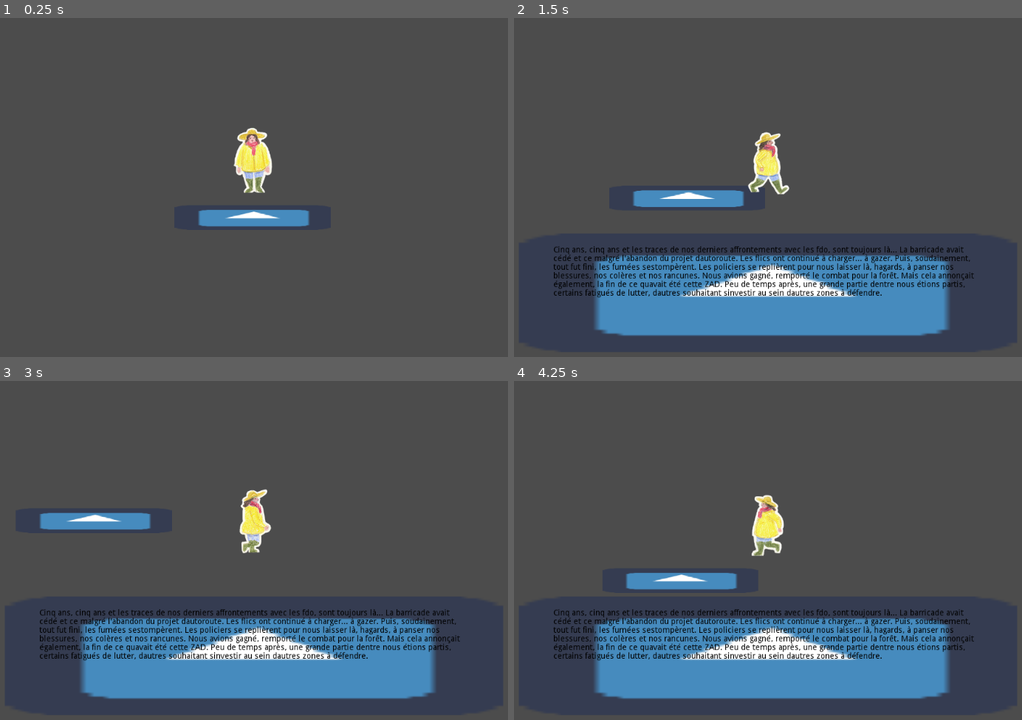
Above: before the commit, frames 1-4 (two rows, left to right).
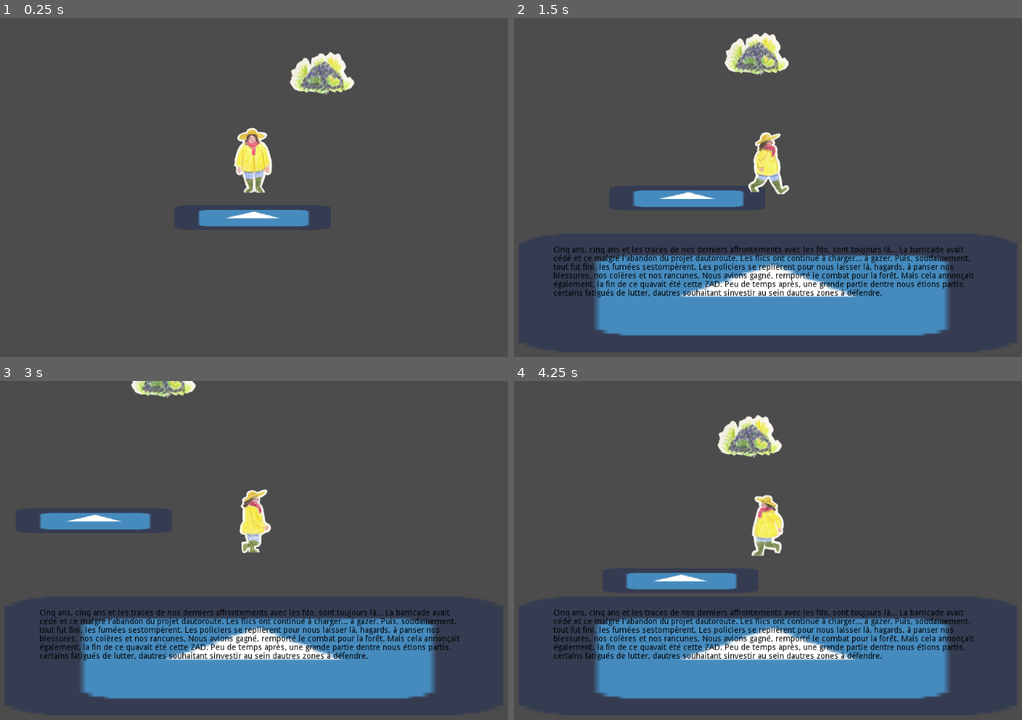
Above: after the commit, the same moments.

Repository: Paulette005/GGJ2021-ZAD
Game: Godot game, scene res://DGodot/scenes/ScenePrincipale_Zad.tscn
The game is run twice, just before and just after one commit, with the same random seed, the same clock (stepped at 60 frames per second) and the same inputs. The engine's default icon, where the game draws it, is replaced by a stand-in: a white triangle on a blue panel in a dark square.
Inputs:
- Up to frame 1 (0.25 s): no input
- Up to frame 2 (1.5 s): tap Enter (ui_accept) at 0.5, 0.77 s; hold Right (ui_right) 0.53-1.28 s; hold Down (ui_down) from 1.28 s (still down)
- Up to frame 3 (3 s): tap Enter (ui_accept) at 1.52 s; release Down (ui_down) at 2.03 s; hold Right (ui_right) 2.03-2.78 s; hold Up (ui_up) from 2.78 s (still down)
- Up to frame 4 (4.25 s): tap Enter (ui_accept) at 3.02, 3.77 s; release Up (ui_up) at 3.53 s; hold Left (ui_left) from 3.53 s (still down)

The runs differ from the first frame. In frame 1, 1.1% of the frame differs, in the area x 56-70%, y 10-23%; in frame 2, 1.1%; in frame 3, 0.5%; in frame 4, 1.1%.

Commit message:
modif LD

Diff:
--- a/DGodot/scenes/Souvenirs/Barricades.tscn
+++ b/DGodot/scenes/Souvenirs/Barricades.tscn
@@ -43,13 +43,23 @@
 texture = ExtResource( 6 )
 script = ExtResource( 9 )
 
+[node name="Sprite15" type="Sprite" parent="."]
+position = Vector2( -357.233, 685.904 )
+texture = ExtResource( 6 )
+script = ExtResource( 9 )
+
 [node name="Sprite2" type="Sprite" parent="."]
 position = Vector2( 509.219, 101.795 )
 texture = ExtResource( 6 )
 script = ExtResource( 9 )
 
-[node name="Sprite3" type="Sprite" parent="."]
-position = Vector2( 324.93, 251.49 )
+[node name="Sprite13" type="Sprite" parent="."]
+position = Vector2( 649.108, -93.7107 )
+texture = ExtResource( 7 )
+script = ExtResource( 9 )
+
+[node name="Sprite11" type="Sprite" parent="."]
+position = Vector2( 843.59, 819.783 )
 texture = ExtResource( 3 )
 script = ExtResource( 9 )
 
@@ -68,8 +78,18 @@
 texture = ExtResource( 4 )
 script = ExtResource( 9 )
 
+[node name="Sprite12" type="Sprite" parent="."]
+position = Vector2( -1111.46, 566.087 )
+texture = ExtResource( 3 )
+script = ExtResource( 9 )
+
+[node name="Sprite14" type="Sprite" parent="."]
+position = Vector2( -700.636, 768.764 )
+texture = ExtResource( 3 )
+script = ExtResource( 9 )
+
 [node name="Sprite9" type="Sprite" parent="."]
-position = Vector2( 492.579, -334.244 )
+position = Vector2( 416.789, -540.792 )
 texture = ExtResource( 8 )
 script = ExtResource( 9 )
 
@@ -96,10 +116,6 @@
 position = Vector2( -240.638, 346.155 )
 shape = SubResource( 3 )
 
-[node name="CollisionShape2D4" type="CollisionShape2D" parent="StaticBody2D"]
-position = Vector2( 326.205, 265.705 )
-shape = SubResource( 3 )
-
 [node name="CollisionPolygon2D" type="CollisionPolygon2D" parent="StaticBody2D"]
 polygon = PoolVector2Array( -619.171, 121.025, -680.643, 151.315, -732.315, 166.461, -769.733, 143.297, -771.514, 120.134, -737.66, 104.098, -611.153, 90.7341, -607.589, 118.352 )
 
@@ -107,7 +123,28 @@
 polygon = PoolVector2Array( -320.636, -234.121, -390.372, -224.104, -472.465, -219.432, -509.84, -221.434, -561.899, -2 …(204 unchanged characters)…
 
 [node name="CollisionPolygon2D3" type="CollisionPolygon2D" parent="StaticBody2D"]
+position = Vector2( -75.7895, -206.548 )
 polygon = PoolVector2Array( 380.288, -258.543, 402.651, -330.195, 494.693, -332.439, 613.112, -333.001, 640.809, -307.313, 666.264, -297.414, 660.254, -280.443, 655.304, -262.059, 584.396, -256.023, 479.822, -256.023 )
+
+[node name="CollisionShape2D7" type="CollisionShape2D" parent="StaticBody2D"]
+position = Vector2( 844.865, 833.998 )
+shape = SubResource( 3 )
+
+[node name="CollisionShape2D8" type="CollisionShape2D" parent="StaticBody2D"]
+position = Vector2( -1110.19, 580.302 )
+shape = SubResource( 3 )
+
+[node name="CollisionShape2D10" type="CollisionShape2D" parent="StaticBody2D"]
+position = Vector2( -699.361, 782.979 )
+shape = SubResource( 3 )
+
+[node name="CollisionShape2D11" type="CollisionShape2D" parent="StaticBody2D"]
+position = Vector2( -359.143, 709.753 )
+shape = SubResource( 2 )
+
+[node name="CollisionPolygon2D4" type="CollisionPolygon2D" parent="StaticBody2D"]
+position = Vector2( 1325.94, -201.29 )
+polygon = PoolVector2Array( -619.171, 121.025, -680.643, 151.315, -732.315, 166.461, -769.733, 143.297, -771.514, 120.134, -737.66, 104.098, -611.153, 90.7341, -607.589, 118.352 )
 
 [node name="Area2D" type="Area2D" parent="."]
 visible = false
--- a/DGodot/scenes/Souvenirs/CoinFeu.tscn
+++ b/DGodot/scenes/Souvenirs/CoinFeu.tscn
@@ -1,12 +1,16 @@
-[gd_scene load_steps=6 format=2]
+[gd_scene load_steps=8 format=2]
 
 [ext_resource path="res://DGodot/assets/ZoneSouvenirs/coinfeu/coinfeu2.png" type="Texture" id=1]
 [ext_resource path="res://DGodot/assets/ZoneSouvenirs/habitation/habitation2.png" type="Texture" id=2]
 [ext_resource path="res://DGodot/assets/ZoneSouvenirs/coinfeu/coinfeu3.png" type="Texture" id=3]
 [ext_resource path="res://DGodot/assets/ZoneSouvenirs/coinfeu/coinfeu1.png" type="Texture" id=4]
 [ext_resource path="res://DGodot/scripts/z_index.gd" type="Script" id=5]
+[ext_resource path="res://DGodot/scripts/IDSouvenirs.gd" type="Script" id=6]
+[ext_resource path="res://DGodot/assets/ZoneSouvenirs/barricades/barricades5.png" type="Texture" id=7]
 
 [node name="CoinFeu" type="Node2D"]
+script = ExtResource( 6 )
+IDSouvenirs = 6
 
 [node name="Sprite" type="Sprite" parent="."]
 position = Vector2( 498.921, 475.465 )
@@ -14,18 +18,23 @@
 script = ExtResource( 5 )
 
 [node name="Sprite2" type="Sprite" parent="."]
-position = Vector2( 192.036, 364.466 )
+position = Vector2( 282.036, 368.466 )
 texture = ExtResource( 4 )
 script = ExtResource( 5 )
 
 [node name="Sprite3" type="Sprite" parent="."]
-position = Vector2( 873.513, 209.763 )
+position = Vector2( 857.513, 291.763 )
 texture = ExtResource( 1 )
 script = ExtResource( 5 )
 
 [node name="Sprite4" type="Sprite" parent="."]
-position = Vector2( 361.092, -32.9628 )
+position = Vector2( 503.092, -2.9628 )
 texture = ExtResource( 2 )
+script = ExtResource( 5 )
+
+[node name="Sprite5" type="Sprite" parent="."]
+position = Vector2( -388.956, 427.157 )
+texture = ExtResource( 7 )
 script = ExtResource( 5 )
 
 [node name="Area2D" type="Area2D" parent="."]
@@ -37,13 +46,20 @@
 [node name="StaticBody2D" type="StaticBody2D" parent="."]
 
 [node name="CollisionPolygon2D" type="CollisionPolygon2D" parent="StaticBody2D"]
+position = Vector2( 90, 4 )
 polygon = PoolVector2Array( 228.323, 398.46, 202.755, 410.947, 165.295, 404.406, 160.538, 360.406, 183.133, 355.054, 207.512, 354.46, 229.512, 364.568, 231.296, 388.947 )
 
 [node name="CollisionPolygon2D2" type="CollisionPolygon2D" parent="StaticBody2D"]
+position = Vector2( 142, 30 )
 polygon = PoolVector2Array( 333.237, -6.7435, 340.653, -25.2841, 352.837, -29.522, 357.605, -41.7058, 408.989, -43.8247, 418.524, -33.2301, 438.124, -31.6409, 435.475, -12.0408, 401.043, -7.80296, 352.307, -1.97592 )
 
 [node name="CollisionPolygon2D3" type="CollisionPolygon2D" parent="StaticBody2D"]
+position = Vector2( -16, 82 )
 polygon = PoolVector2Array( 888.386, 247.814, 870.427, 253.426, 832.825, 250.62, 822.722, 221.997, 812.059, 215.824, 80 …(372 unchanged characters)…
 
 [node name="CollisionPolygon2D4" type="CollisionPolygon2D" parent="StaticBody2D"]
 polygon = PoolVector2Array( 433.159, 496.152, 468.744, 513.008, 506.95, 511.135, 547.779, 499.898, 554.522, 476.299, 544.408, 454.948, 519.746, 442.722, 475.171, 444.969, 448.202, 451.712, 432.035, 469.182 )
+
+[node name="CollisionPolygon2D5" type="CollisionPolygon2D" parent="StaticBody2D"]
+position = Vector2( 256.852, 70.6173 )
+polygon = PoolVector2Array( -754.382, 422.618, -726.764, 340.656, -677.764, 330.856, -599.365, 331.747, -512.948, 342.438, -514.73, 369.164, -497.803, 379.855, -471.967, 387.873, -478.203, 423.509, -530.766, 429.746, -602.929, 440.436, -700.037, 435.091 )
--- a/DGodot/scenes/Souvenirs/Habitations.tscn
+++ b/DGodot/scenes/Souvenirs/Habitations.tscn
@@ -25,12 +25,17 @@
 script = ExtResource( 7 )
 
 [node name="Sprite5" type="Sprite" parent="."]
-position = Vector2( 678.221, -225.31 )
+position = Vector2( 731.539, -162.946 )
 texture = ExtResource( 1 )
 script = ExtResource( 7 )
 
 [node name="Sprite" type="Sprite" parent="."]
-position = Vector2( 754.741, -142.321 )
+position = Vector2( 808.059, -79.9574 )
+texture = ExtResource( 3 )
+script = ExtResource( 7 )
+
+[node name="Sprite4" type="Sprite" parent="."]
+position = Vector2( -939.949, -135.357 )
 texture = ExtResource( 3 )
 script = ExtResource( 7 )
 
@@ -47,7 +52,12 @@
 polygon = PoolVector2Array( -111.086, 53.9367, -111.544, 16.4362, -110.483, -3.36276, -52.2298, -3.04636, -2.3492, -4.79709, 23.1598, 17.1433, 50.4319, 36.0785, 61.1468, 57.1115, 25.4303, 58.6989, -23.7791, 61.8737, -73.9553, 57.6351 )
 
 [node name="CollisionPolygon2D2" type="CollisionPolygon2D" parent="StaticBody2D"]
+position = Vector2( 53.3176, 62.3636 )
 polygon = PoolVector2Array( 571.143, -158.439, 592.71, -231.978, 664.834, -227.028, 680.744, -225.968, 698.422, -236.22 …(227 unchanged characters)…
 
 [node name="CollisionPolygon2D3" type="CollisionPolygon2D" parent="StaticBody2D"]
 polygon = PoolVector2Array( 316.375, 146.193, 394.286, 84.762, 365.819, 57.7924, 276.669, 122.969 )
+
+[node name="CollisionPolygon2D4" type="CollisionPolygon2D" parent="StaticBody2D"]
+position = Vector2( -264.667, 58.9624 )
+polygon = PoolVector2Array( -714.784, -167.533, -691, -179.425, -680.297, -188.344, -673.756, -209.749, -649.377, -217.479, -629.755, -200.236, -601.214, -193.101, -596.458, -178.83, -602.998, -171.1, -636.891, -165.154, -690.405, -160.992 )
--- a/DGodot/scenes/scene_LD2.tscn
+++ b/DGodot/scenes/scene_LD2.tscn
@@ -11,14 +11,14 @@
 [ext_resource path="res://DGodot/assets/Arbres/scenes arbres/ovale.tscn" type="PackedScene" id=9]
 [ext_resource path="res://DGodot/assets/Arbres/scenes arbres/buisson fougere.tscn" type="PackedScene" id=10]
 [ext_resource path="res://DGodot/assets/Arbres/scenes arbres/buisson v fonce.tscn" type="PackedScene" id=11]
-[ext_resource path="res://DGodot/scenes/Souvenirs/RuinesChampi.tscn" type="PackedScene" id=12]
+[ext_resource path="res://DGodot/scenes/Souvenirs/Compost.tscn" type="PackedScene" id=12]
 [ext_resource path="res://DGodot/assets/Arbres/scenes arbres/fin 3.tscn" type="PackedScene" id=13]
 [ext_resource path="res://DGodot/assets/Arbres/scenes arbres/buisson vert.tscn" type="PackedScene" id=14]
 [ext_resource path="res://DGodot/assets/Arbres/scenes arbres/buisson blanc.tscn" type="PackedScene" id=15]
 [ext_resource path="res://DGodot/assets/Arbres/scenes arbres/jaune.tscn" type="PackedScene" id=16]
 [ext_resource path="res://DGodot/assets/Arbres/scenes arbres/bouleau orange.tscn" type="PackedScene" id=17]
 [ext_resource path="res://DGodot/scenes/Souvenirs/FourPain.tscn" type="PackedScene" id=18]
-[ext_resource path="res://DGodot/scenes/Souvenirs/Ruines.tscn" type="PackedScene" id=19]
+[ext_resource path="res://DGodot/scenes/Souvenirs/Ruines_Remise.tscn" type="PackedScene" id=19]
 [ext_resource path="res://DGodot/assets/Arbres/scenes arbres/sapin bleu.tscn" type="PackedScene" id=20]
 [ext_resource path="res://DGodot/assets/Arbres/scenes arbres/buisson orange.tscn" type="PackedScene" id=21]
 [ext_resource path="res://DGodot/assets/Arbres/scenes arbres/buisson ronce.tscn" type="PackedScene" id=22]
@@ -38,6 +38,8 @@
 [ext_resource path="res://DGodot/scripts/z_index.gd" type="Script" id=36]
 [ext_resource path="res://DGodot/scripts/deplacements.gd" type="Script" id=37]
 [ext_resource path="res://DGodot/assets/Arbres/scenes arbres/groupe-d-arbres.tscn" type="PackedScene" id=38]
+[ext_resource path="res://DGodot/audio/Ambiance/AmbianceForetV1.ogg" type="AudioStream" id=39]
+[ext_resource path="res://DGodot/scenes/Souvenirs/CoinFeu.tscn" type="PackedScene" id=40]
 
 [node name="Node2D" type="Node2D"]
 position = Vector2( 233.769, -210.224 )
@@ -60,32 +62,34 @@
 script = ExtResource( 33 )
 
 [node name="Player" parent="." instance=ExtResource( 5 )]
-position = Vector2( 433.305, 1472.64 )
+position = Vector2( 403.033, 1671.09 )
 script = ExtResource( 37 )
 
-[node name="YSort" type="YSort" parent="."]
-
-[node name="RuinesChampi" parent="YSort" instance=ExtResource( 12 )]
-position = Vector2( -1704.15, 803.271 )
+[node name="Barricades" parent="." instance=ExtResource( 1 )]
+position = Vector2( 174.008, 809.209 )
 script = ExtResource( 35 )
 
-[node name="Barricades" parent="YSort" instance=ExtResource( 1 )]
-position = Vector2( 473.149, 615.491 )
+[node name="FourPain" parent="." instance=ExtResource( 18 )]
+position = Vector2( -2652.43, -1690.13 )
 script = ExtResource( 35 )
 
-[node name="FourPain" parent="YSort" instance=ExtResource( 18 )]
-position = Vector2( -1163.54, -244.056 )
+[node name="Habitations" parent="." instance=ExtResource( 3 )]
+position = Vector2( -976.332, -2888.32 )
 script = ExtResource( 35 )
 
-[node name="Habitations" parent="YSort" instance=ExtResource( 3 )]
-position = Vector2( 136.988, -1278.14 )
+[node name="Compost" parent="." instance=ExtResource( 12 )]
+position = Vector2( -2920.26, 230.495 )
 script = ExtResource( 35 )
 
-[node name="Ruines" parent="YSort" instance=ExtResource( 19 )]
-position = Vector2( 1280.5, -396.197 )
+[node name="CoinFeu" parent="." instance=ExtResource( 40 )]
+position = Vector2( -2449.25, -1495.82 )
 script = ExtResource( 35 )
 
-[node name="Route" parent="YSort" instance=ExtResource( 23 )]
+[node name="Ruines_Remise" parent="." instance=ExtResource( 19 )]
+position = Vector2( 317.192, -1426.22 )
+script = ExtResource( 35 )
+
+[node name="Route" parent="." instance=ExtResource( 23 )]
 position = Vector2( 401.887, 1678.34 )
 scale = Vector2( 6.33936, 1 )
 script = ExtResource( 35 )
@@ -1274,3 +1278,7 @@
 __meta__ = {
 "_edit_lock_": true
 }
+
+[node name="Ambiance" type="AudioStreamPlayer2D" parent="."]
+stream = ExtResource( 39 )
+autoplay = true
Not shown: 1 places in DGodot/scenes/scene_LD2.tscn that only renumber resources
